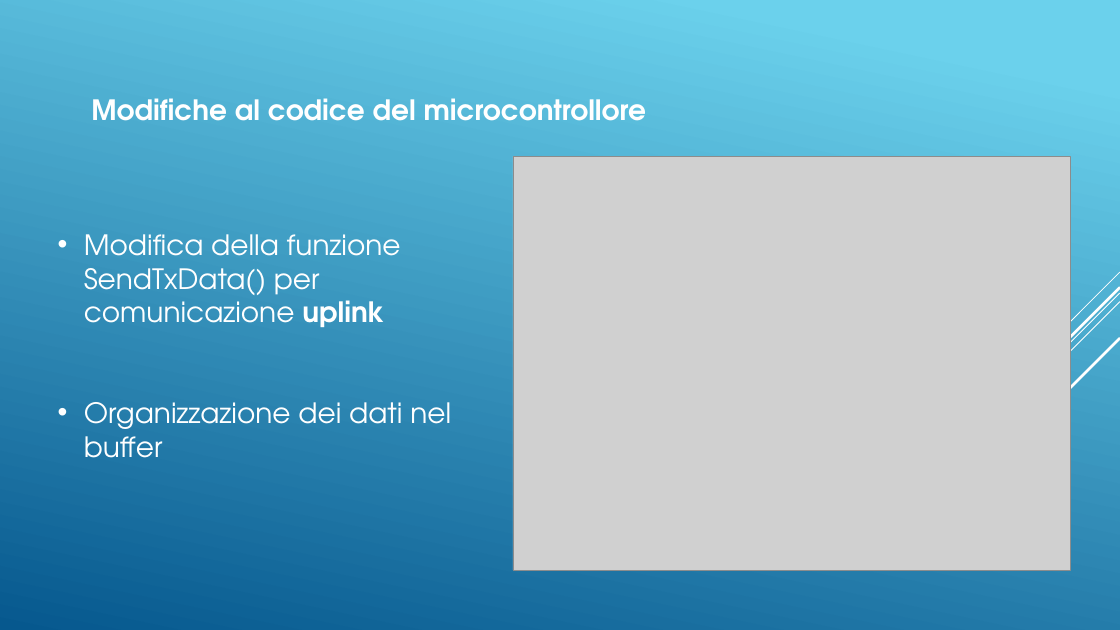
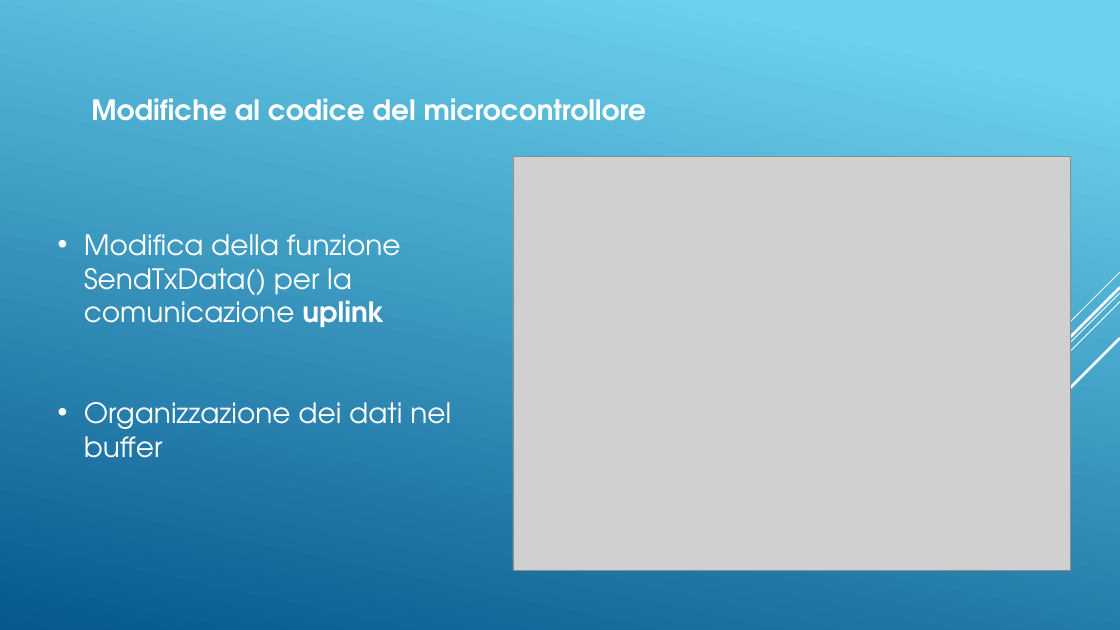
Before and after one commit to DaddaOperator/STM-Micro-Exercises-PLSD-, a slide deck: slide 9 of PresentazioneOfficial.pptx. Drawn at 1120x630 pixels with LibreOffice and Linux fonts; fonts in the diff are those of the drawing; grey boxes stand for pictures. Boxes give left, top, right and bottom in pixels: in the first picture for what was removed or moved away, otherwise in the second. Text is boxed around its words. In the diff, an @@ line names an element or a change of style, - is before the commit and + after.

```diff
--- a/PresentazioneOfficial.pptx
+++ b/PresentazioneOfficial.pptx
@@ text at [84,234,401,327]: text changed @@
-• Modifica della funzione SendTxData() per comunicazione uplink
+• Modifica della funzione SendTxData() per la comunicazione uplink
```
Also in this commit, not shown: 5 slides added, 3 slides removed, 3 other files.
